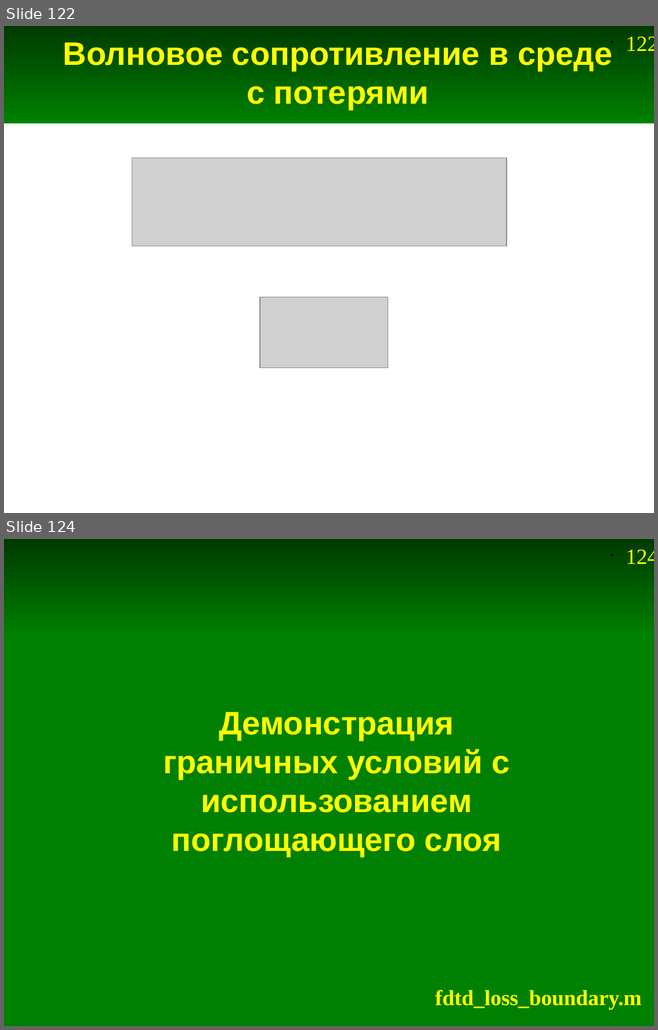
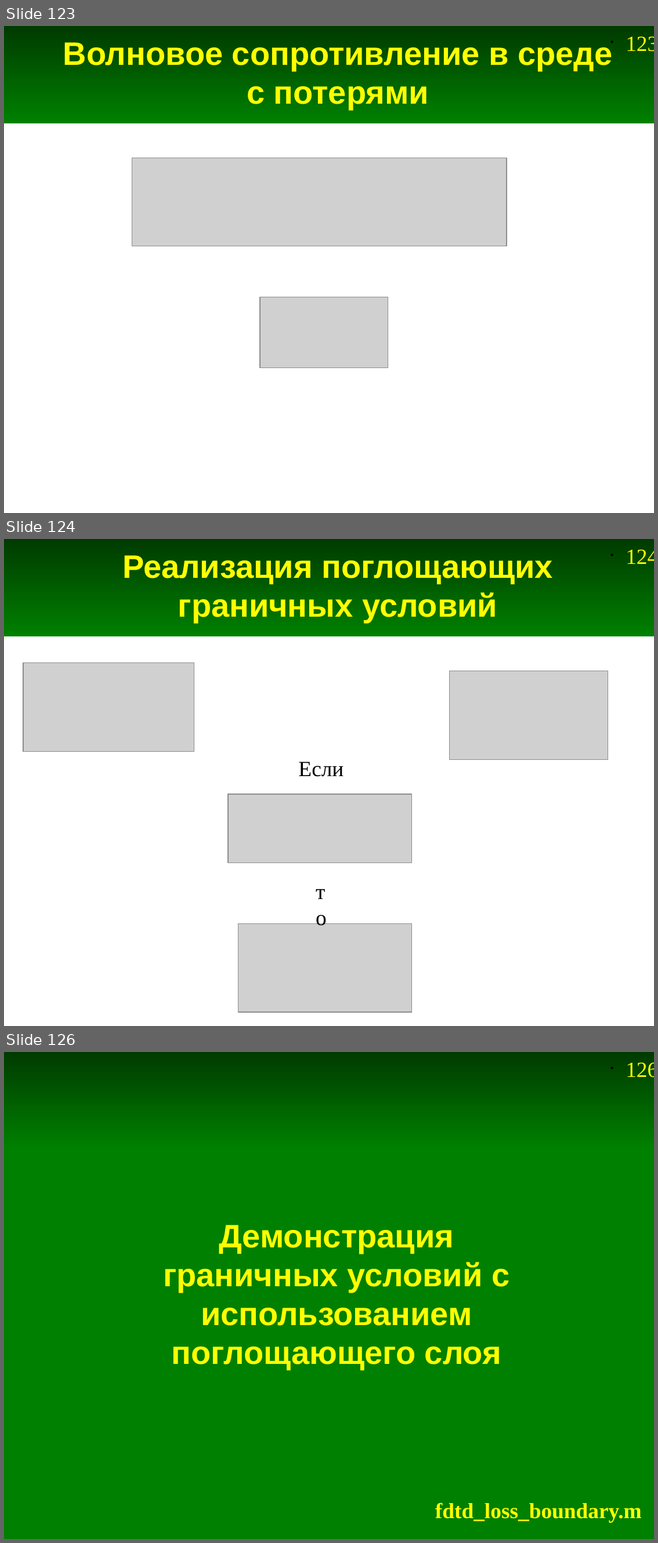
Before and after one commit to andris0147sv/modelling, a slide deck: presentations/2. FDTD.odp. Shown one above the other, each under a label of ours: slides 122 and 124 before the commit, slides 123, 124 and 126 after it; the slides between them are not shown. The pictures are 658x1030 and 658x1543 pixels, drawn with LibreOffice and Linux fonts; fonts in the diff are those of the drawing; grey boxes stand for pictures. Boxes give left, top, right and bottom in pixels: in the first picture for what was removed or moved away, otherwise in the second. Text is boxed around its words. In the diff, an @@ line names an element or a change of style, - is before the commit and + after.

```diff
--- a/presentations/2. FDTD.odp
+++ b/presentations/2. FDTD.odp
@@ slide 124 added at <box>4,539,654,1026</box>, background #FFFFFF; not listed: 2 template elements that a slide beside it also shows @@
@@ title added at <box>122,555,552,623</box>, 36 pt, text #FFFF00, bold @@
+Реализация поглощающих
+граничных условий
@@ picture added at <box>23,663,194,751</box> @@
@@ picture added at <box>449,671,607,759</box> @@
@@ text added at <box>298,762,343,777</box>, 24 pt, text #000000 @@
+Если
@@ picture added at <box>228,794,412,863</box> @@
@@ text added at <box>309,875,342,933</box>, 24 pt, text #000000 @@
+то
@@ picture added at <box>238,924,411,1012</box> @@
@@ what was slide 122 is now slide 123 @@
@@ page number at <box>625,36,654,52</box>: text changed @@
-• 122
+• 123
@@ what was slide 124 is now slide 126 @@
@@ page number at <box>625,1062,654,1078</box>: text changed @@
-• 124
+• 126
```
Also in this commit, not shown: 6 slides changed, 1 other slide added, 5 other files.
